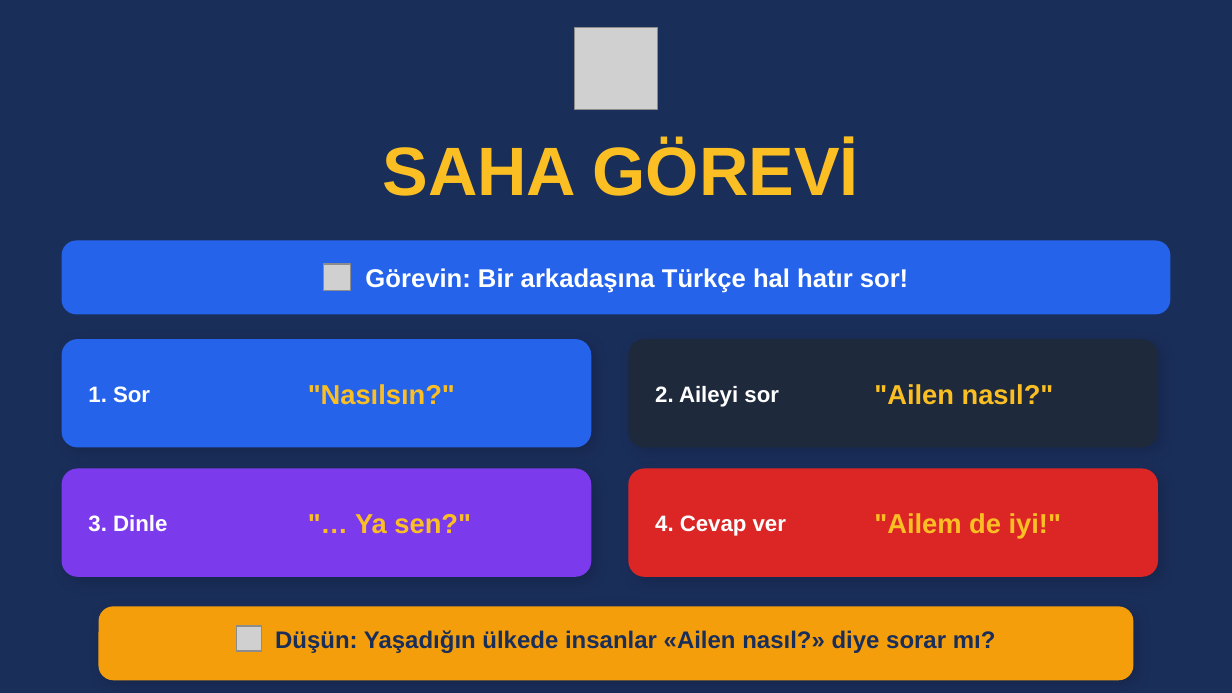
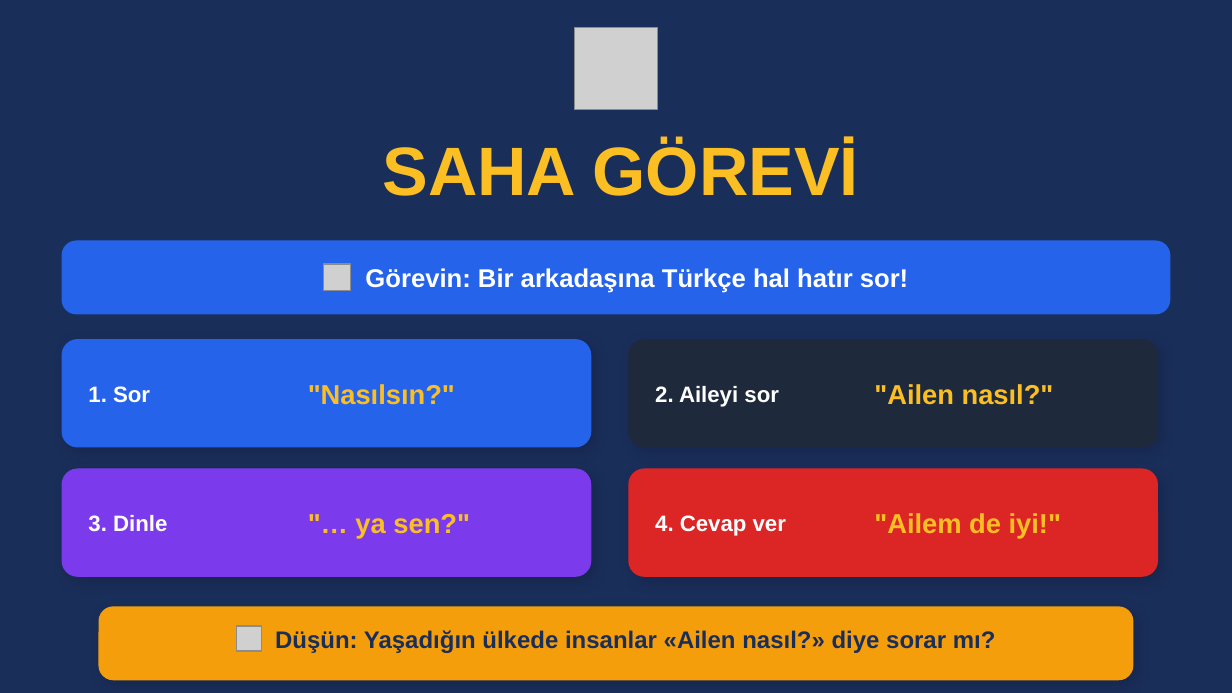
Before and after one commit to materyalfabrikasi/materyalfabrikasi.github.io, a slide deck: slide 11 of pptx/baslangic4.pptx. Drawn at 1232x693 pixels with LibreOffice and Linux fonts; fonts in the diff are those of the drawing; grey boxes stand for pictures. Boxes give left, top, right and bottom in pixels: in the first picture for what was removed or moved away, otherwise in the second. Text is boxed around its words. In the diff, an @@ line names an element or a change of style, - is before the commit and + after.

```diff
--- a/pptx/baslangic4.pptx
+++ b/pptx/baslangic4.pptx
@@ text at (x1=355, y1=514, x2=470, y2=539): text changed @@
-"… Ya sen?"
+"… ya sen?"
```
Also in this commit, not shown: 1 other slide changed, 1 other file.
